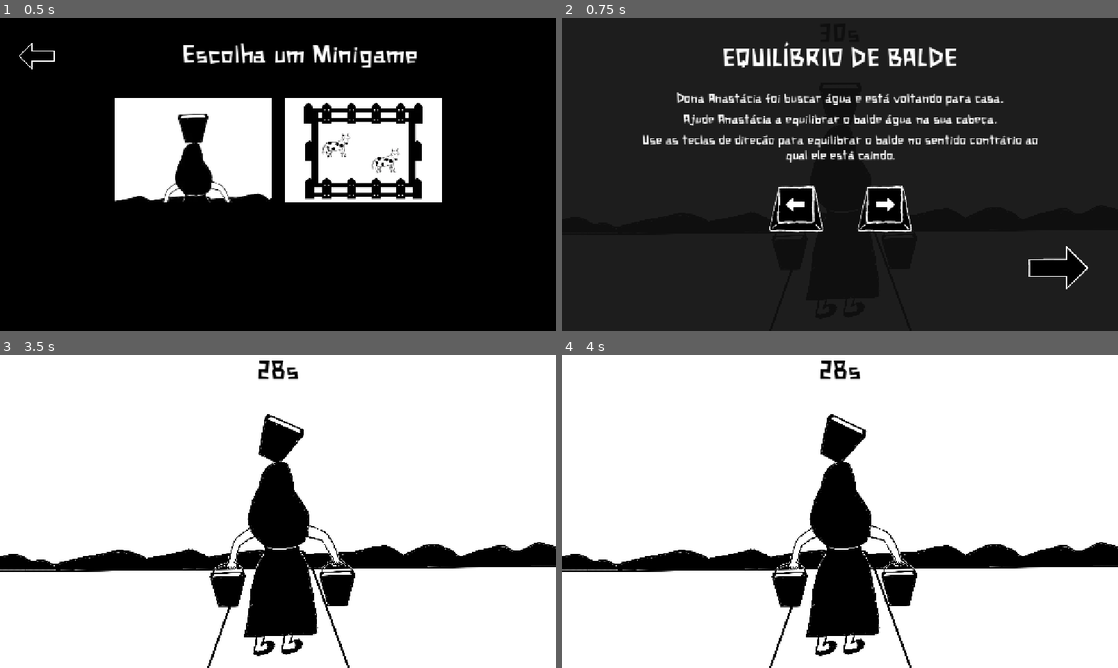
Above: before the commit, frames 1-4 (two rows, left to right).
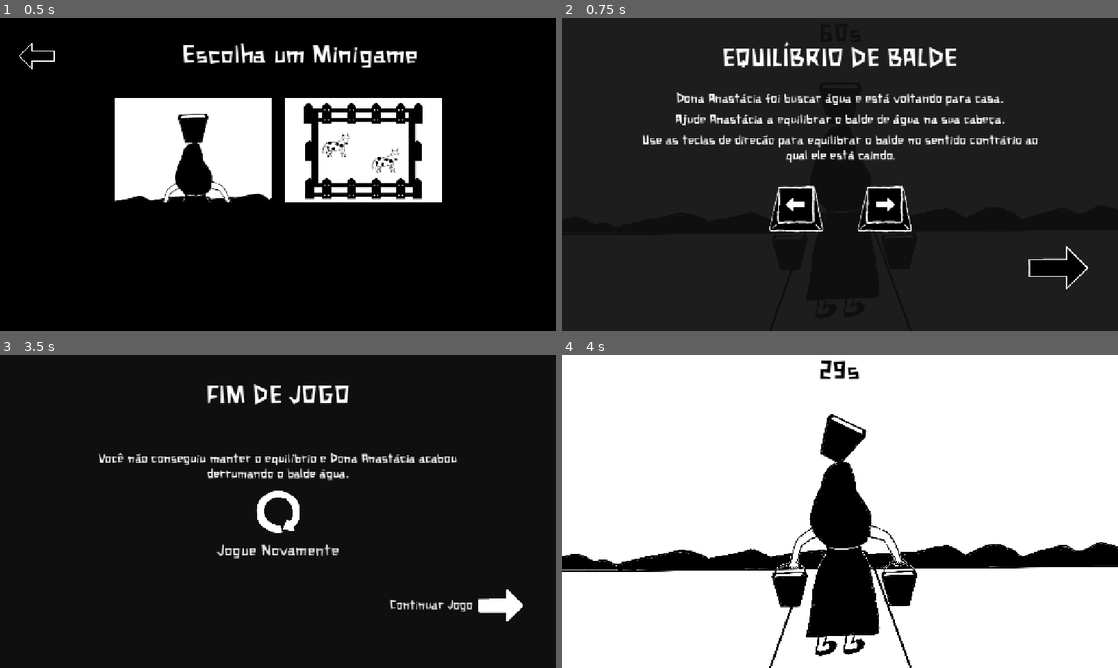
Above: after the commit, the same moments.

Repository: LaercioSR/the-legacy-of-manoel
Game: Godot game, scene res://scenes/ui/menus/minigames.tscn
The game is run twice, just before and just after one commit, with the same random seed, the same clock (stepped at 60 frames per second) and the same inputs. This scene is started directly instead of the project's main scene.
Inputs (mouse positions are in pixels of both pictures, inside the frame that each line leads up to):
- Up to frame 1 (0.5 s): no input
- Up to frame 2 (0.75 s): click (756, 149) at 0.5 s
- Up to frame 3 (3.5 s): click (494, 605) at 1.25 s; tap Enter (ui_accept) at 2, 2.27 s; move the mouse to (400, 495) at 2.02 s; hold Right (ui_right) 2.03-2.75 s; click (400, 495) at 2.17 s; drag from (166, 527) to (250, 574) at 2.77 s
- Up to frame 4 (4 s): click (840, 530) at 3.5 s, where only the run after the commit has a clickable "Jogue Novamente"

Frame 1 is identical in both runs. In frame 2, 1.1% of the frame differs, in the area x 20-80%, y 30-35%; in frame 3, 87%, in the area x 0-100%, y 0-100%; in frame 4, 0.1%.

Commit message:
feat: finish version 1.0

Diff:
--- a/project.godot
+++ b/project.godot
@@ -15,6 +15,8 @@
 run/main_scene="uid://gmp6sdy14y8m"
 config/use_custom_user_dir=true
 config/features=PackedStringArray("4.4", "GL Compatibility")
+boot_splash/bg_color=Color(0, 0, 0, 1)
+boot_splash/show_image=false
 config/icon="uid://cuiyx8ue1dq0p"
 
 [display]
--- /dev/null
+++ b/scenes/ui/game_over/game_over_bucket.tscn
@@ -0,0 +1,88 @@
+[gd_scene load_steps=5 format=3 uid="uid://t7h3gk3w7fnh"]
+
+[ext_resource type="Script" uid="uid://daihc0c4ocpmp" path="res://scripts/ui/game_over_bucket.gd" id="1_f041y"]
+[ext_resource type="FontFile" uid="uid://cebmf2t670e83" path="res://assets/fonts/xilosa.ttf" id="2_j7t0k"]
+[ext_resource type="Texture2D" uid="uid://cwrqx4f4kkhnq" path="res://assets/textures/repeat.webp" id="3_umjqx"]
+[ext_resource type="Texture2D" uid="uid://8aokxqxh5y3n" path="res://assets/textures/arrow-right.webp" id="4_umjqx"]
+
+[node name="GameOverBucket" type="CanvasLayer"]
+script = ExtResource("1_f041y")
+
+[node name="ColorRect" type="ColorRect" parent="."]
+anchors_preset = 15
+anchor_right = 1.0
+anchor_bottom = 1.0
+grow_horizontal = 2
+grow_vertical = 2
+color = Color(0, 0, 0, 1)
+
+[node name="Panel" type="Panel" parent="."]
+anchors_preset = 15
+anchor_right = 1.0
+anchor_bottom = 1.0
+grow_horizontal = 2
+grow_vertical = 2
+
+[node name="MarginContainer" type="MarginContainer" parent="Panel"]
+layout_mode = 1
+anchors_preset = 15
+anchor_right = 1.0
+anchor_bottom = 1.0
+grow_horizontal = 2
+grow_vertical = 2
+theme_override_constants/margin_left = 64
+theme_override_constants/margin_top = 64
+theme_override_constants/margin_right = 64
+theme_override_constants/margin_bottom = 64
+
+[node name="Label" type="Label" parent="Panel/MarginContainer"]
+layout_mode = 2
+size_flags_vertical = 0
+theme_override_fonts/font = ExtResource("2_j7t0k")
+theme_override_font_sizes/font_size = 64
+text = "FIM DE JOGO"
+horizontal_alignment = 1
+
+[node name="VBoxContainer" type="VBoxContainer" parent="Panel/MarginContainer"]
+layout_mode = 2
+size_flags_horizontal = 4
+size_flags_vertical = 4
+theme_override_constants/separation = 16
+
+[node name="Label2" type="Label" parent="Panel/MarginContainer/VBoxContainer"]
+custom_minimum_size = Vector2(960, 0)
+layout_mode = 2
+theme_override_fonts/font = ExtResource("2_j7t0k")
+theme_override_font_sizes/font_size = 32
+text = "Você não conseguiu manter o equilíbrio e Dona Anastácia acabou derrumando o balde água."
+horizontal_alignment = 1
+autowrap_mode = 3
+
+[node name="play_again" type="Button" parent="Panel/MarginContainer/VBoxContainer"]
+layout_mode = 2
+size_flags_horizontal = 4
+theme_override_constants/h_separation = 16
+theme_override_constants/icon_max_width = 100
+theme_override_fonts/font = ExtResource("2_j7t0k")
+theme_override_font_sizes/font_size = 40
+text = "Jogue Novamente"
+icon = ExtResource("3_umjqx")
+flat = true
+icon_alignment = 1
+vertical_icon_alignment = 0
+
+[node name="continue_game" type="Button" parent="Panel/MarginContainer"]
+custom_minimum_size = Vector2(160, 160)
+layout_mode = 2
+size_flags_horizontal = 8
+size_flags_vertical = 8
+theme_override_constants/icon_max_width = 120
+theme_override_fonts/font = ExtResource("2_j7t0k")
+theme_override_font_sizes/font_size = 32
+text = "Continuar Jogo"
+icon = ExtResource("4_umjqx")
+flat = true
+icon_alignment = 2
+
+[connection signal="pressed" from="Panel/MarginContainer/VBoxContainer/play_again" to="." method="_on_play_again_pressed"]
+[connection signal="pressed" from="Panel/MarginContainer/continue_game" to="." method="_on_continue_game_pressed"]
--- /dev/null
+++ b/scenes/ui/game_over/game_over_cow.tscn
@@ -0,0 +1,88 @@
+[gd_scene load_steps=5 format=3 uid="uid://c731sjuw7n2cx"]
+
+[ext_resource type="Script" uid="uid://btk5vo34q8ic7" path="res://scripts/ui/game_over_cow.gd" id="1_f06i7"]
+[ext_resource type="FontFile" uid="uid://cebmf2t670e83" path="res://assets/fonts/xilosa.ttf" id="2_pl84j"]
+[ext_resource type="Texture2D" uid="uid://cwrqx4f4kkhnq" path="res://assets/textures/repeat.webp" id="3_1t34d"]
+[ext_resource type="Texture2D" uid="uid://8aokxqxh5y3n" path="res://assets/textures/arrow-right.webp" id="4_ueppq"]
+
+[node name="GameOverOver" type="CanvasLayer"]
+script = ExtResource("1_f06i7")
+
+[node name="ColorRect" type="ColorRect" parent="."]
+anchors_preset = 15
+anchor_right = 1.0
+anchor_bottom = 1.0
+grow_horizontal = 2
+grow_vertical = 2
+color = Color(0, 0, 0, 1)
+
+[node name="Panel" type="Panel" parent="."]
+anchors_preset = 15
+anchor_right = 1.0
+anchor_bottom = 1.0
+grow_horizontal = 2
+grow_vertical = 2
+
+[node name="MarginContainer" type="MarginContainer" parent="Panel"]
+layout_mode = 1
+anchors_preset = 15
+anchor_right = 1.0
+anchor_bottom = 1.0
+grow_horizontal = 2
+grow_vertical = 2
+theme_override_constants/margin_left = 64
+theme_override_constants/margin_top = 64
+theme_override_constants/margin_right = 64
+theme_override_constants/margin_bottom = 64
+
+[node name="Label" type="Label" parent="Panel/MarginContainer"]
+layout_mode = 2
+size_flags_vertical = 0
+theme_override_fonts/font = ExtResource("2_pl84j")
+theme_override_font_sizes/font_size = 64
+text = "FIM DE JOGO"
+horizontal_alignment = 1
+
+[node name="VBoxContainer" type="VBoxContainer" parent="Panel/MarginContainer"]
+layout_mode = 2
+size_flags_horizontal = 4
+size_flags_vertical = 4
+theme_override_constants/separation = 16
+
+[node name="Label2" type="Label" parent="Panel/MarginContainer/VBoxContainer"]
+custom_minimum_size = Vector2(960, 0)
+layout_mode = 2
+theme_override_fonts/font = ExtResource("2_pl84j")
+theme_override_font_sizes/font_size = 32
+text = "Você não conseguiu pegar uma vaca e ela fugiu."
+horizontal_alignment = 1
+autowrap_mode = 3
+
+[node name="play_again" type="Button" parent="Panel/MarginContainer/VBoxContainer"]
+layout_mode = 2
+size_flags_horizontal = 4
+theme_override_constants/h_separation = 16
+theme_override_constants/icon_max_width = 100
+theme_override_fonts/font = ExtResource("2_pl84j")
+theme_override_font_sizes/font_size = 40
+text = "Jogue Novamente"
+icon = ExtResource("3_1t34d")
+flat = true
+icon_alignment = 1
+vertical_icon_alignment = 0
+
+[node name="continue_game" type="Button" parent="Panel/MarginContainer"]
+custom_minimum_size = Vector2(160, 160)
+layout_mode = 2
+size_flags_horizontal = 8
+size_flags_vertical = 8
+theme_override_constants/icon_max_width = 120
+theme_override_fonts/font = ExtResource("2_pl84j")
+theme_override_font_sizes/font_size = 32
+text = "Continuar Jogo"
+icon = ExtResource("4_ueppq")
+flat = true
+icon_alignment = 2
+
+[connection signal="pressed" from="Panel/MarginContainer/VBoxContainer/play_again" to="." method="_on_play_again_pressed"]
+[connection signal="pressed" from="Panel/MarginContainer/continue_game" to="." method="_on_continue_game_pressed"]
--- a/scenes/ui/tutorials/tutorial_minigame_bucket.tscn
+++ b/scenes/ui/tutorials/tutorial_minigame_bucket.tscn
@@ -66,7 +66,7 @@
 layout_mode = 2
 theme_override_fonts/font = ExtResource("2_2gopp")
 theme_override_font_sizes/font_size = 32
-text = "Ajude Anastácia a equilibrar o balde água na sua cabeça."
+text = "Ajude Anastácia a equilibrar o balde de água na sua cabeça."
 horizontal_alignment = 1
 autowrap_mode = 3
 
--- a/scenes/ui/tutorials/tutorial_minigame_cow.tscn
+++ b/scenes/ui/tutorials/tutorial_minigame_cow.tscn
@@ -56,7 +56,7 @@
 layout_mode = 2
 theme_override_fonts/font = ExtResource("1_c8lrc")
 theme_override_font_sizes/font_size = 32
-text = "Manoel Gonçalves tinha um costume peculiar de criar vacas pintadas, por isso ele sempre separava pintadas das outras vacas."
+text = "Manoel Gonçalves tinha um costume peculiar de criar vacas pintadas, por isso ele sempre separava as pintadas das outras vacas."
 horizontal_alignment = 1
 autowrap_mode = 3
 
--- a/scripts/game/minigame_bucket.gd
+++ b/scripts/game/minigame_bucket.gd
@@ -30,11 +30,9 @@
 	balancingObject.apply_torque(current_bias_direction * initial_tilt_force)
 	show_tutorial()
 
-
 func initialize(mode: GameMode, custom_time: int = 15):
 	game_mode = mode
 	time = custom_time
-	timerLabel.text = str(time) + "s"
 
 func show_tutorial():
 	var tutorial = preload("res://scenes/ui/tutorials/tutorial_minigame_bucket.tscn").instantiate()
@@ -44,6 +42,7 @@
 func start_game():
 	game_running = true
 	timerLabel.text = str(time) + "s"
+
 	timer.start()
 	biasChangeTimer.start()
 
@@ -54,9 +53,7 @@
 	gravity_effect += difficulty_increase_rate * delta
 
 	var tilt_gravity = sin(balancingObject.rotation) * gravity_effect * 150
-
 	var constant_bias_force = current_bias_direction * constant_bias
-
 	var random_force = randf_range(-1.5, 1.5)
 
 	balancingObject.apply_torque(tilt_gravity + constant_bias_force + random_force)
@@ -74,23 +71,23 @@
 	if abs(rad_to_deg(balancingObject.rotation)) > max_tilt * 0.95:
 		game_over()
 
-func _on_bias_change_timer_timeout():
-	current_bias_direction *= -1
-	biasChangeTimer.wait_time = randf_range(2.0, 5.0)
-	biasChangeTimer.start()
+func game_over():
+	if not game_running:
+		return
 
-func game_over():
 	game_running = false
+	timer.stop()
+	biasChangeTimer.stop()
 
-func _on_restart_button_pressed():
-	get_tree().reload_current_scene()
+	for child in get_children():
+		if child.name == "GameOverBucket":
+			child.queue_free()
 
-
-func _on_timer_timeout() -> void:
-	time -= 1
-	timerLabel.text = str(time) + "s"
-	if time <= 0:
-		end_game()
+	var gameOver = preload("res://scenes/ui/game_over/game_over_bucket.tscn").instantiate()
+	gameOver.name = "GameOverBucket"
+	add_child(gameOver)
+	gameOver.connect("play_again_pressed", _on_restart_button_pressed)
+	gameOver.connect("continue_pressed", end_game)
 
 func end_game():
 	match game_mode:
@@ -101,3 +98,17 @@
 		GameMode.STORY:
 			get_tree().change_scene_to_file("res://scenes/levels/scene_4.tscn")
 			queue_free()
+
+func _on_bias_change_timer_timeout():
+	current_bias_direction *= -1
+	biasChangeTimer.wait_time = randf_range(2.0, 5.0)
+	biasChangeTimer.start()
+
+func _on_restart_button_pressed():
+	get_tree().reload_current_scene()
+
+func _on_timer_timeout() -> void:
+	time -= 1
+	timerLabel.text = str(time) + "s"
+	if time <= 0:
+		end_game()
--- a/scripts/game/minigame_cow.gd
+++ b/scripts/game/minigame_cow.gd
@@ -53,6 +53,7 @@
 	for cow in get_children():
 		if cow.is_in_group("cows"):
 			if is_out_of_bounds(cow):
+				game_over()
 				cow.queue_free()
 
 func is_out_of_bounds(cow):
@@ -83,11 +84,22 @@
 	if game_mode == GameMode.STORY:
 		cow.speed *= 1.3
 
-func _on_timer_timeout() -> void:
-	time -= 1
-	timerLabel.text = str(time) + "s"
-	if time <= 0:
-		end_game()
+func game_over():
+	if not game_running:
+		return
+
+	game_running = false
+	timer.stop()
+
+	for child in get_children():
+		if child.name == "GameOverCow":
+			child.queue_free()
+
+	var gameOver = preload("res://scenes/ui/game_over/game_over_cow.tscn").instantiate()
+	gameOver.name = "GameOverCow"
+	add_child(gameOver)
+	gameOver.connect("play_again_pressed", _on_restart_button_pressed)
+	gameOver.connect("continue_pressed", end_game)
 
 func end_game():
 	match game_mode:
@@ -98,3 +110,12 @@
 		GameMode.STORY:
 			get_tree().change_scene_to_file("res://scenes/levels/scene_6.tscn")
 			queue_free()
+
+func _on_timer_timeout() -> void:
+	time -= 1
+	timerLabel.text = str(time) + "s"
+	if time <= 0:
+		end_game()
+
+func _on_restart_button_pressed():
+	get_tree().reload_current_scene()
--- a/scripts/ui/credits.gd
+++ b/scripts/ui/credits.gd
@@ -8,8 +8,6 @@
 
 func _ready() -> void:
 	var tween = create_tween()
-
-	await get_tree().create_timer(0.01).timeout
 
 	var text_box_size = textNode.size.y
 
--- /dev/null
+++ b/scripts/ui/game_over_bucket.gd
@@ -0,0 +1,13 @@
+extends CanvasLayer
+
+signal play_again_pressed
+signal continue_pressed
+
+func _on_continue_game_pressed() -> void:
+	emit_signal("continue_pressed")
+	queue_free()
+
+
+func _on_play_again_pressed() -> void:
+	emit_signal("play_again_pressed")
+	queue_free()
--- /dev/null
+++ b/scripts/ui/game_over_cow.gd
@@ -0,0 +1,13 @@
+extends CanvasLayer
+
+signal play_again_pressed
+signal continue_pressed
+
+func _on_continue_game_pressed() -> void:
+	emit_signal("continue_pressed")
+	queue_free()
+
+
+func _on_play_again_pressed() -> void:
+	emit_signal("play_again_pressed")
+	queue_free()
Binary file added: assets/textures/arrow-right.webp
Not shown, added: assets/textures/arrow-right.webp.import
Binary file added: assets/textures/repeat.webp
Not shown, added: assets/textures/repeat.webp.import
Not shown, added: scripts/ui/game_over_bucket.gd.uid
Not shown, added: scripts/ui/game_over_cow.gd.uid
